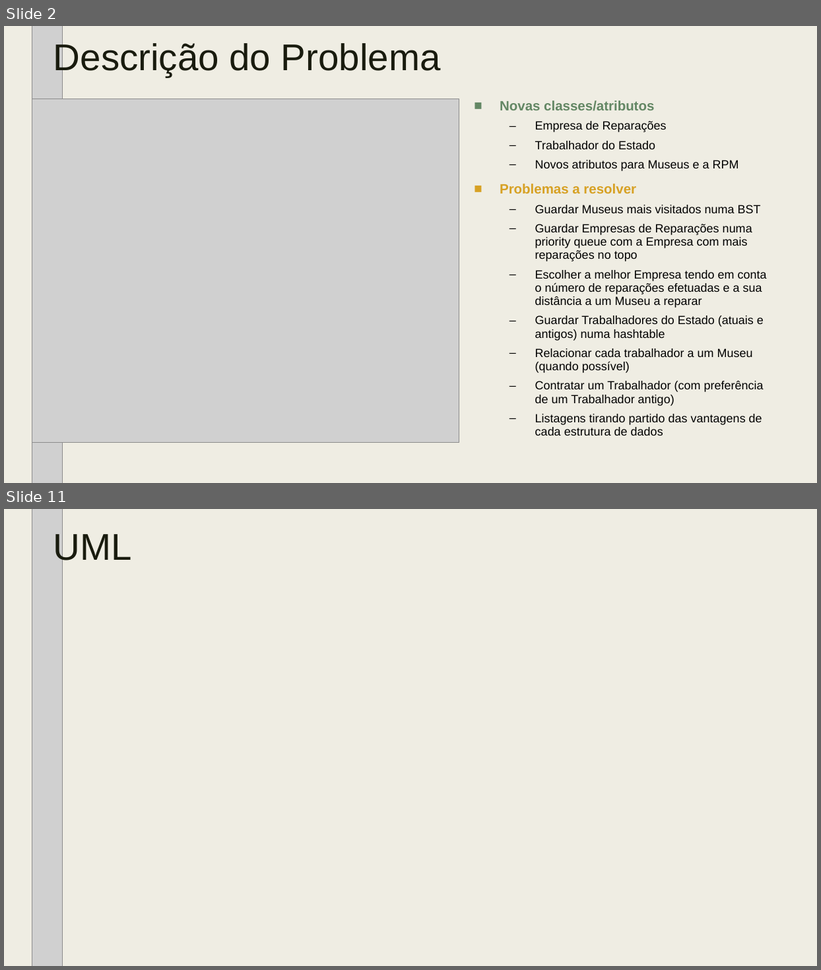
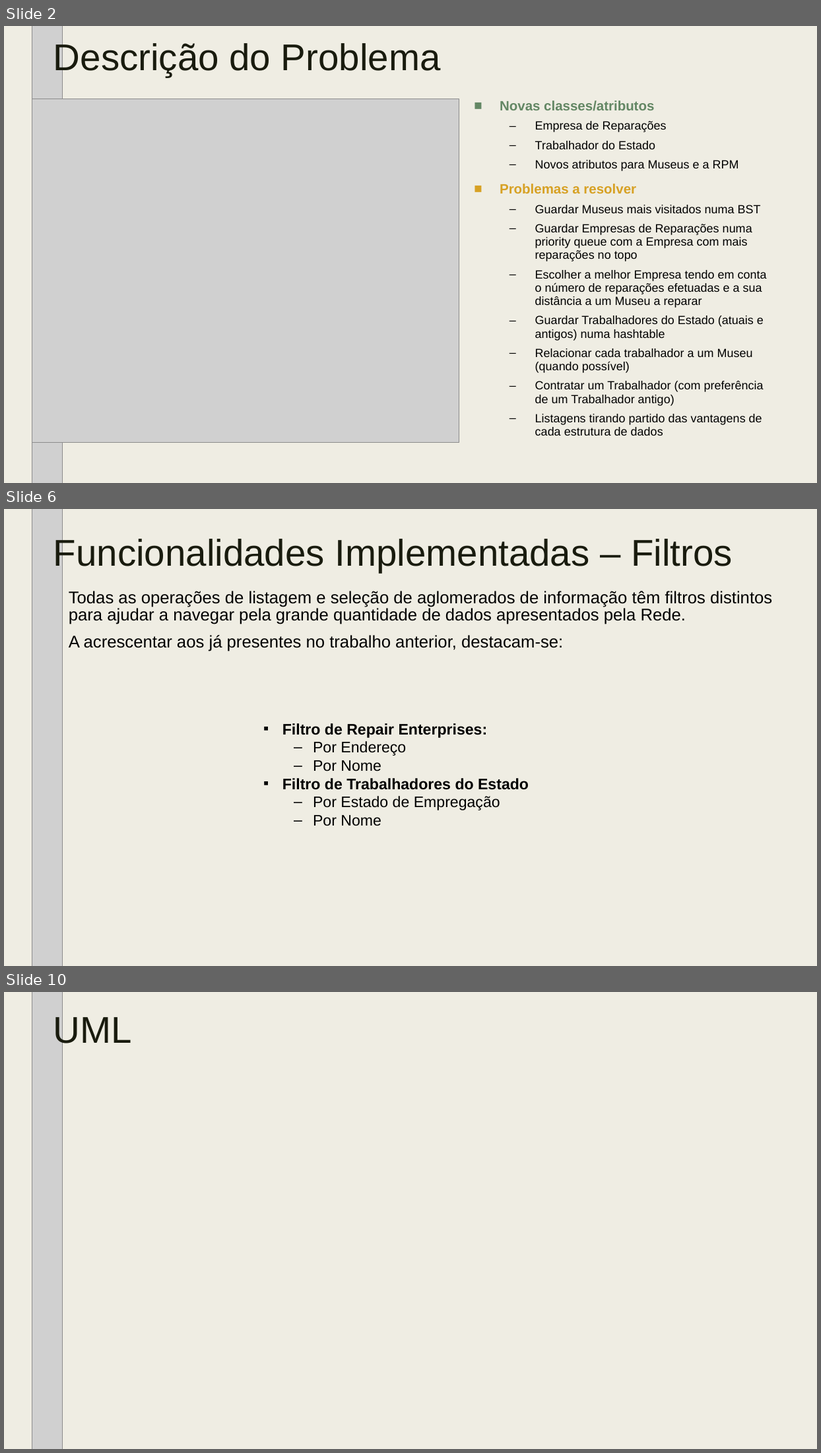
Before and after one commit to tiagodusilva/FEUP-AEDA-Proj1, a slide deck: AEDA_-_Cartao_Museus_de_Portugal_parte_2.pptx. Shown one above the other, each under a label of ours: slides 2 and 11 before the commit, slides 2, 6 and 10 after it; the slides between them are not shown. The pictures are 821x970 and 821x1453 pixels, drawn with LibreOffice and Linux fonts; fonts in the diff are those of the drawing; grey boxes stand for pictures; background and template pictures are left out. Boxes give left, top, right and bottom in pixels: in the first picture for what was removed or moved away, otherwise in the second. Text is boxed around its words. In the diff, an @@ line names an element or a change of style, - is before the commit and + after.

```diff
--- a/AEDA_-_Cartao_Museus_de_Portugal_parte_2.pptx
+++ b/AEDA_-_Cartao_Museus_de_Portugal_parte_2.pptx
@@ slide 6 added at (4,509,817,966), background #EFEDE3 @@
@@ picture added at (32,509,62,966) @@
@@ title added at (54,536,733,572), 44 pt, text #191B0E @@
+Funcionalidades Implementadas – Filtros
@@ text added at (69,591,772,652), 20 pt, text #000000 @@
+Todas as operações de listagem e seleção de aglomerados de informação têm filtros distintos para ajudar a navegar pela grande quantidade de dados apresentados pela Rede.
+A acrescentar aos já presentes no trabalho anterior, destacam-se:
@@ text added at (283,723,529,826), 18 pt, text #000000, bold @@
+▪ Filtro de Repair Enterprises:
+  – Por Endereço
+  – Por Nome
+▪ Filtro de Trabalhadores do Estado
+  – Por Estado de Empregação
+  – Por Nome
@@ what was slide 11 is now slide 10 @@
```
Also in this commit, not shown: 4 slides changed, 2 other slides added, 4 slides removed.
